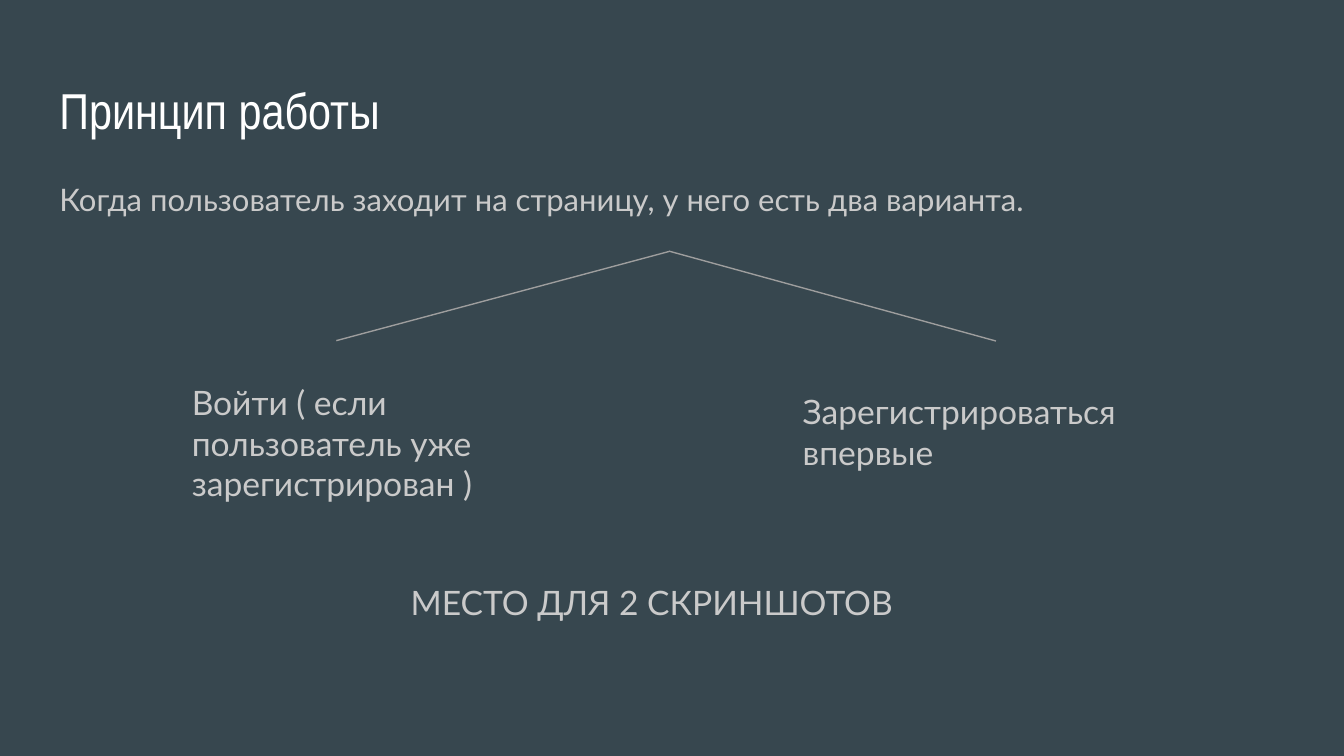
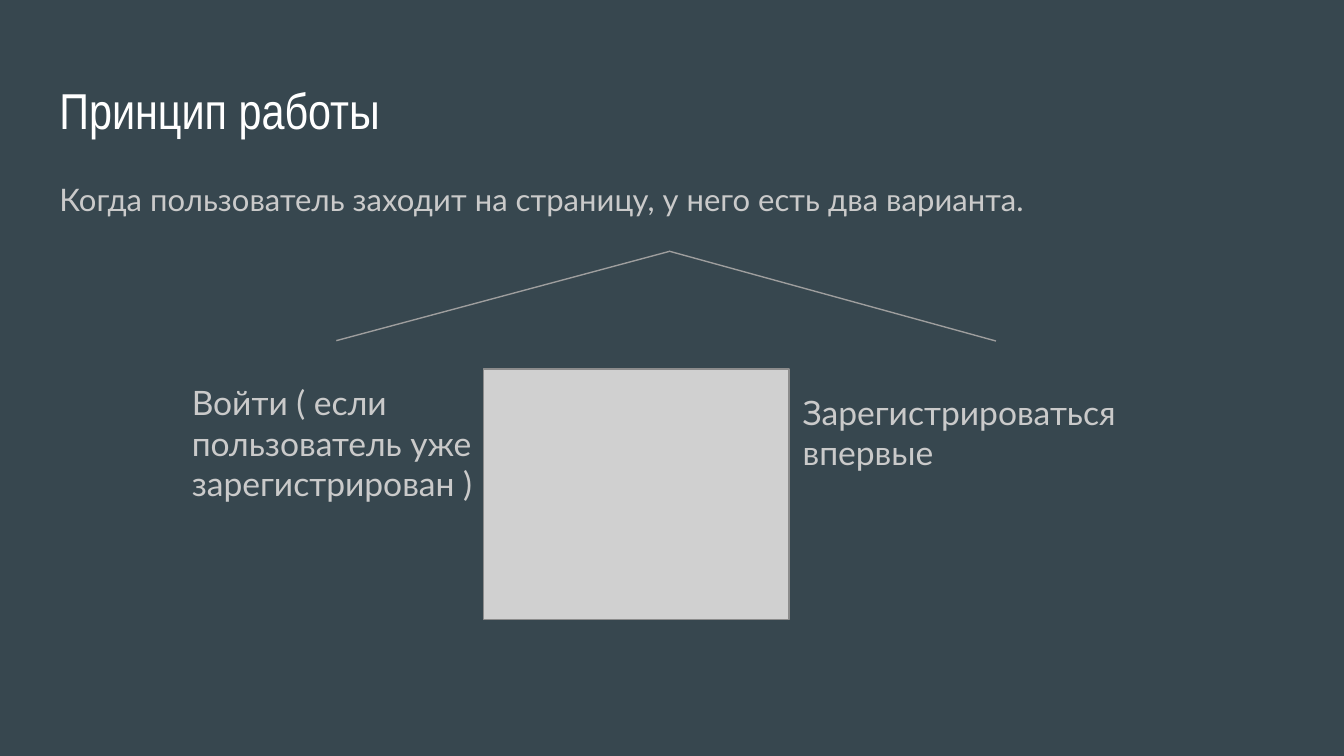
Before and after one commit to Alekseyavlenko/Goroscopic-weather, a slide deck: slide 7 of Goroscopic-weather.pptx. Drawn at 1344x756 pixels with LibreOffice and Linux fonts; fonts in the diff are those of the drawing; grey boxes stand for pictures. Boxes give left, top, right and bottom in pixels: in the first picture for what was removed or moved away, otherwise in the second. Text is boxed around its words. In the diff, an @@ line names an element or a change of style, - is before the commit and + after.

```diff
--- a/Goroscopic-weather.pptx
+++ b/Goroscopic-weather.pptx
@@ picture added at bbox=[484, 370, 790, 620] @@
@@ text removed at bbox=[411, 590, 893, 621] @@
-МЕСТО ДЛЯ 2 СКРИНШОТОВ
```
Also in this commit, not shown: 4 other slides changed, 1 slide added, 3 slides removed.
